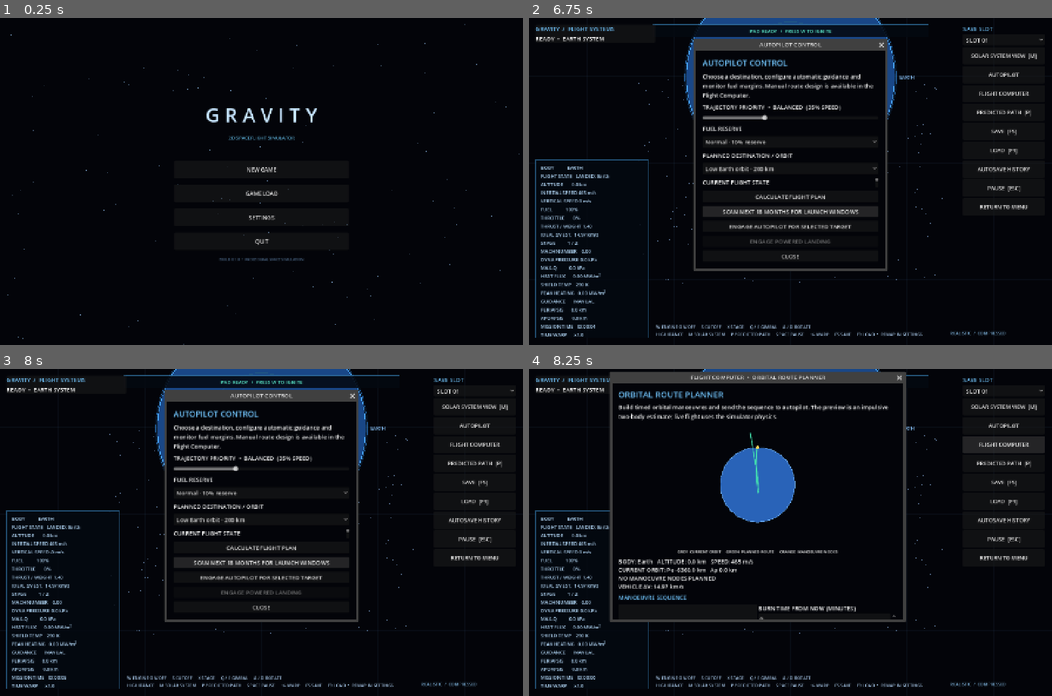
Above: before the commit, frames 1-4 (two rows, left to right).
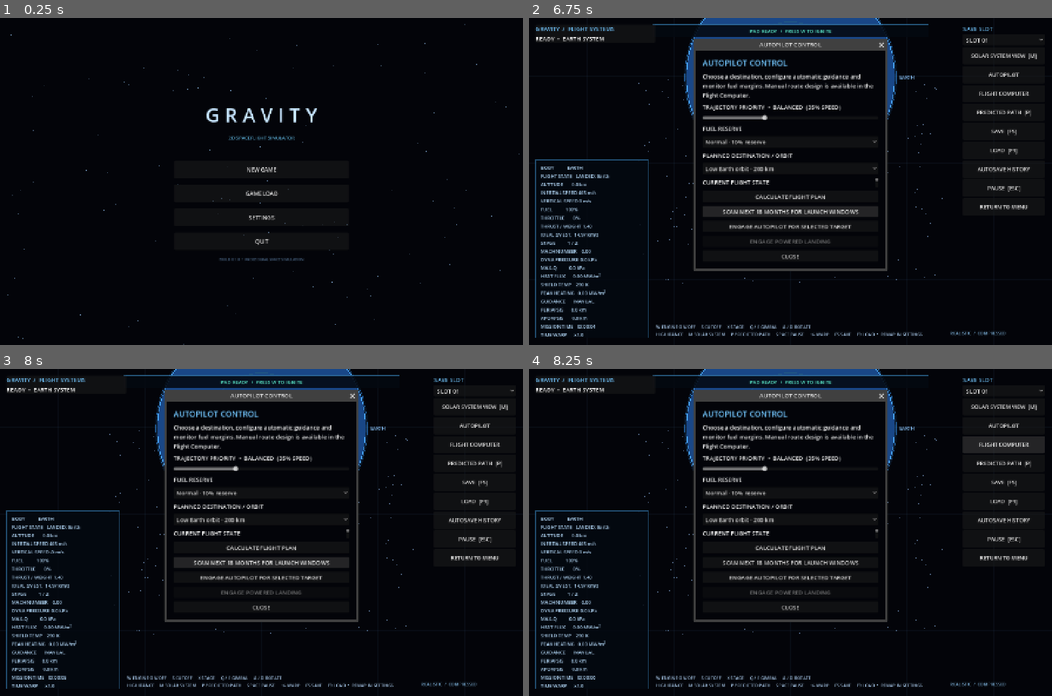
Above: after the commit, the same moments.

Repository: Blagos1195/Gravity-simulator
Game: Godot game, scene res://scenes/main.tscn
Same seed, same stepped clock (60 frames per second), same inputs: the game is played once before the commit and once after it.
Inputs:
- Up to frame 1 (0.25 s): no input
- Up to frame 2 (6.75 s): click "NEW GAME" at 0.5 s; click "CONTINUE TO ROCKET BUILDER" at 1.25 s; click "LAUNCH VEHICLE" at 2 s; click "SLOT 01" at 2.75 s; click "SOLAR SYSTEM VIEW [M]" at 3.5 s; click "AUTOPILOT" at 4.25 s; click "Normal · 10% reserve" at 5 s; click "Normal · 10% reserve" at 5.75 s; click "SCAN NEXT 18 MONTHS FOR LAUNC…" at 6.5 s
- Up to frame 3 (8 s): click "SCAN NEXT 18 MONTHS FOR LAUNC…" at 7.25 s
- Up to frame 4 (8.25 s): click "FLIGHT COMPUTER" at 8 s

Frames 1-3 are identical in both runs. In frame 4, 13% of the frame differs, in the area x 15-73%, y 0-78%.
Error after the commit: Parse Error: Identifier "current_path" not declared in the current scope. (res://scripts/route_planner.gd:298)

Commit message:
Make flight computer interactive and live

Diff:
--- a/Gravity/scripts/route_planner.gd
+++ b/Gravity/scripts/route_planner.gd
@@ -20,13 +20,49 @@
 var nodes: Array[Dictionary] = []
 var selected_node_index := -1
 var loading_node := false
+var current_orbit_duration := 7200.0
+var refresh_elapsed := 0.0
 
 class OrbitPlot extends Control:
+	signal node_dragged(index: int, world_position: Vector2)
 	var body_radius := 0.0
 	var current_path := PackedVector2Array()
 	var planned_path := PackedVector2Array()
 	var node_positions := PackedVector2Array()
 	var rocket_position := Vector2.ZERO
+	var dragging_node := -1
+	var plot_scale := 1.0
+	var plot_center := Vector2.ZERO
+
+	func _gui_input(event: InputEvent) -> void:
+		if event is InputEventMouseButton and event.button_index == MOUSE_BUTTON_LEFT:
+			if event.pressed:
+				dragging_node = _nearest_node(event.position)
+				if dragging_node >= 0:
+					accept_event()
+			elif dragging_node >= 0:
+					node_dragged.emit(dragging_node, _screen_to_world(event.position))
+					dragging_node = -1
+					accept_event()
+		elif event is InputEventMouseMotion and dragging_node >= 0:
+				node_dragged.emit(dragging_node, _screen_to_world(event.position))
+				accept_event()
+
+	func _screen_to_world(screen_position: Vector2) -> Vector2:
+		return Vector2((screen_position.x - plot_center.x) / plot_scale, -(screen_position.y - plot_center.y) / plot_scale)
+
+	func _nearest_node(mouse_position: Vector2) -> int:
+		if node_positions.is_empty() or plot_scale <= 0.0:
+			return -1
+		var nearest_index := -1
+		var nearest_distance := 16.0 * 16.0
+		for index in range(node_positions.size()):
+			var screen_position := plot_center + Vector2(node_positions[index].x, -node_positions[index].y) * plot_scale
+			var distance := mouse_position.distance_squared_to(screen_position)
+			if distance < nearest_distance:
+				nearest_distance = distance
+				nearest_index = index
+		return nearest_index
 
 	func set_paths(current: PackedVector2Array, planned: PackedVector2Array, markers: PackedVector2Array, radius: float, initial_position: Vector2) -> void:
 		current_path = current
@@ -45,8 +81,10 @@
 		for point in planned_path:
 			extent = maxf(extent, point.length())
 		extent = maxf(1.0, extent * 1.08)
-		var scale_factor: float = minf(size.x, size.y) * 0.46 / extent
-		var center: Vector2 = size * 0.5
+		plot_scale = minf(size.x, size.y) * 0.46 / extent
+		plot_center = size * 0.5
+		var center: Vector2 = plot_center
+		var scale_factor: float = plot_scale
 		var body_screen_radius: float = maxf(4.0, body_radius * scale_factor)
 		draw_circle(center, body_screen_radius, Color(0.16, 0.39, 0.72))
 		draw_arc(center, body_screen_radius, 0.0, TAU, 96, Color(0.45, 0.72, 1.0), 1.5)
@@ -64,8 +102,9 @@
 		draw_circle(rocket_screen, 4.5, Color(1.0, 0.86, 0.35))
 		for index in range(node_positions.size()):
 			var node_screen: Vector2 = center + Vector2(node_positions[index].x, -node_positions[index].y) * scale_factor
-			draw_circle(node_screen, 5.0, Color(1.0, 0.48, 0.25))
-			draw_string(ThemeDB.fallback_font, node_screen + Vector2(7.0, -7.0), str(index + 1), HORIZONTAL_ALIGNMENT_LEFT, -1, 12, Color(1.0, 0.72, 0.42))
+			draw_circle(node_screen, 7.0, Color(1.0, 0.48, 0.25))
+			draw_arc(node_screen, 9.0, 0.0, TAU, 32, Color(1.0, 0.8, 0.5), 1.5)
+			draw_string(ThemeDB.fallback_font, node_screen + Vector2(10.0, -8.0), str(index + 1), HORIZONTAL_ALIGNMENT_LEFT, -1, 12, Color(1.0, 0.72, 0.42))
 
 func configure(simulation_node: Control, design: Dictionary) -> void:
 	simulation = simulation_node
@@ -94,12 +133,14 @@
 	root.add_child(heading)
 
 	var description := Label.new()
-	description.text = "Build timed orbital manoeuvres and send the sequence to autopilot. The preview is an impulsive two-body estimate; live flight uses the simulator physics."
+	description.text = "Drag the flight computer by its title bar. Drag an orange manoeuvre marker around the current orbit to choose its burn point; the computer calculates the circularisation ΔV automatically. Live progress refreshes continuously."
 	description.autowrap_mode = TextServer.AUTOWRAP_WORD_SMART
 	root.add_child(description)
 
 	orbit_plot = OrbitPlot.new()
 	orbit_plot.custom_minimum_size = Vector2(0, 340)
+	orbit_plot.mouse_filter = Control.MOUSE_FILTER_STOP
+	orbit_plot.node_dragged.connect(_drag_node_to_orbit_position)
 	orbit_plot.size_flags_vertical = Control.SIZE_EXPAND_FILL
 	orbit_plot.size_flags_horizontal = Control.SIZE_EXPAND_FILL
 	root.add_child(orbit_plot)
@@ -203,6 +244,12 @@
 	prograde_input.value_changed.connect(_update_selected_node)
 	radial_input.value_changed.connect(_update_selected_node)
 
+func _process(delta: float) -> void:
+	refresh_elapsed += delta
+	if refresh_elapsed >= 0.5 and is_instance_valid(simulation):
+		refresh_elapsed = 0.0
+		_refresh_state()
+
 func _create_burn_input() -> SpinBox:
 	var spin := SpinBox.new()
 	spin.min_value = -10000.0
@@ -243,6 +290,46 @@
 		return
 	nodes.remove_at(selected_node_index)
 	selected_node_index = mini(selected_node_index, nodes.size() - 1)
+	_rebuild_node_list()
+	_load_selected_node()
+	_update_manoeuvre()
+
+func _drag_node_to_orbit_position(index: int, world_position: Vector2) -> void:
+	if index < 0 or index >= nodes.size() or current_path.size() < 2:
+		return
+	var nearest_index := 0
+	var nearest_distance := INF
+	for point_index in range(current_path.size()):
+		var distance := current_path[point_index].distance_squared_to(world_position)
+		if distance < nearest_distance:
+			nearest_distance = distance
+			nearest_index = point_index
+	var fraction := float(nearest_index) / float(current_path.size() - 1)
+	var time_offset := fraction * current_orbit_duration
+	var step_time := current_orbit_duration / float(current_path.size() - 1)
+	var before_index := maxi(0, nearest_index - 1)
+	var after_index := mini(current_path.size() - 1, nearest_index + 1)
+	var burn_position := current_path[nearest_index]
+	var burn_velocity := (current_path[after_index] - current_path[before_index]) / maxf(0.001, float(after_index - before_index) * step_time)
+	var radial := burn_position.normalized()
+	var tangent := Vector2(-radial.y, radial.x)
+	if burn_position.cross(burn_velocity) < 0.0:
+		tangent = -tangent
+	var circular_velocity := tangent * sqrt(gravitational_parameter / maxf(1.0, burn_position.length()))
+	var required_burn := circular_velocity - burn_velocity
+	var node: Dictionary = nodes[index]
+	node["time_offset"] = time_offset
+	node["prograde"] = required_burn.dot(tangent)
+	node["radial"] = required_burn.dot(radial)
+	nodes[index] = node
+	nodes.sort_custom(func(a: Dictionary, b: Dictionary) -> bool:
+		return float(a.get("time_offset", 0.0)) < float(b.get("time_offset", 0.0))
+	)
+	selected_node_index = 0
+	for node_index in range(nodes.size()):
+		if is_equal_approx(float(nodes[node_index].get("time_offset", 0.0)), time_offset):
+			selected_node_index = node_index
+			break
 	_rebuild_node_list()
 	_load_selected_node()
 	_update_manoeuvre()
@@ -325,6 +412,7 @@
 		if semi_major_axis > 0.0:
 			orbit_duration = TAU * sqrt(pow(semi_major_axis, 3.0) / gravitational_parameter)
 	orbit_duration = clampf(orbit_duration, 60.0, 30.0 * 86400.0)
+	current_orbit_duration = orbit_duration
 	var current_result: Dictionary = _append_integrated_path(current_path, relative_position, relative_velocity, orbit_duration, 180)
 	current_path = current_result.get("path", PackedVector2Array())
 	var plan_position: Vector2 = relative_position
